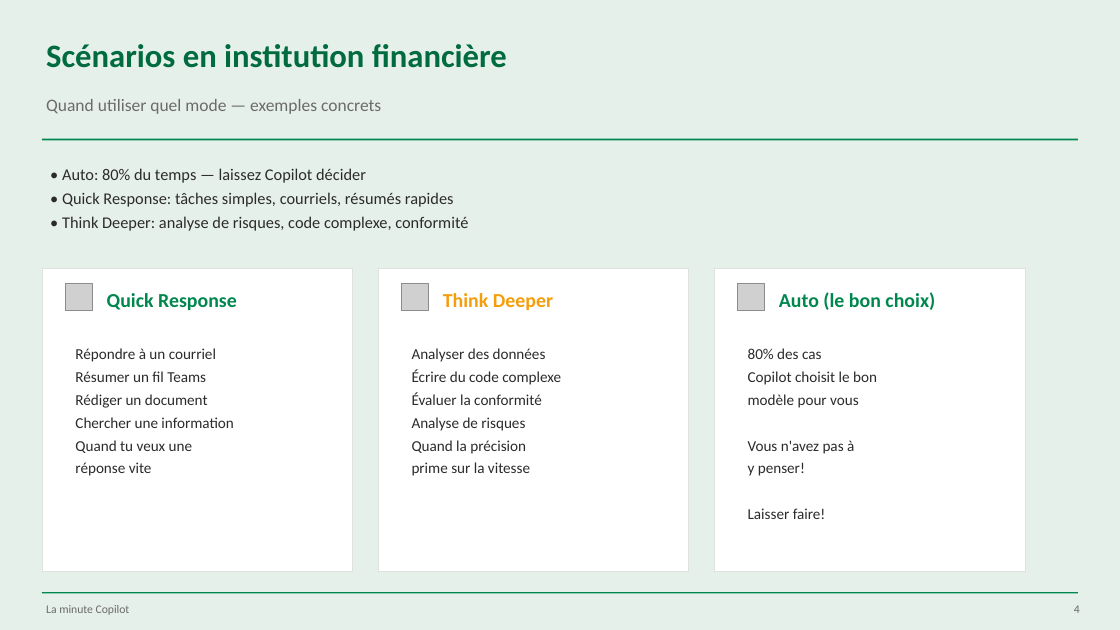
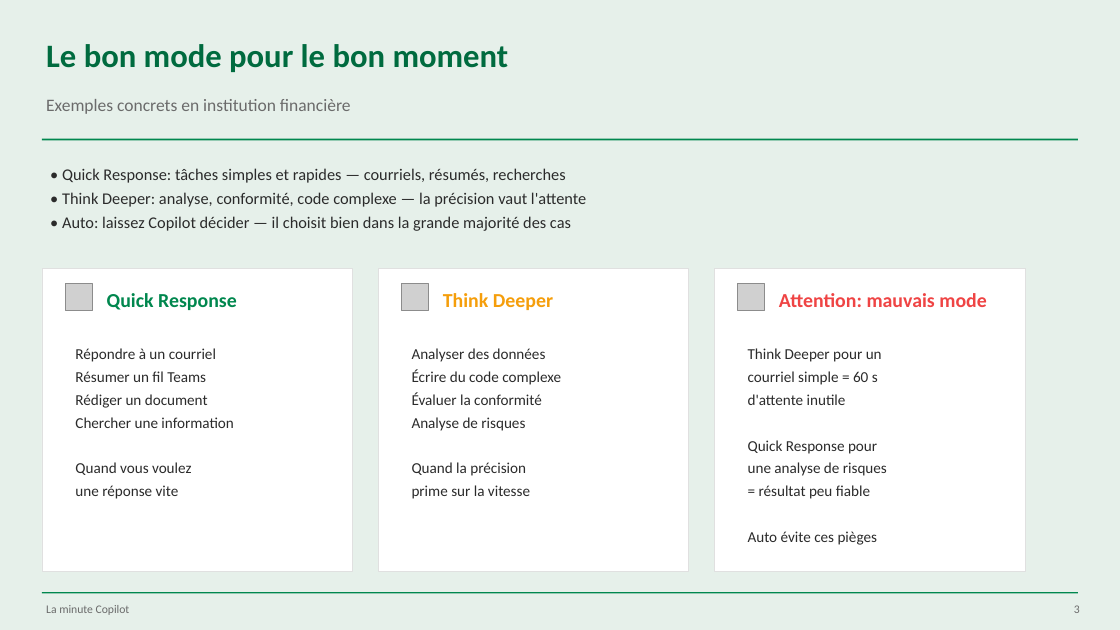
Before and after one commit to martinfou/la-minute-copilot, a slide deck: slide 3 of presentations/La_Minute_Copilot_Modeles.pptx (slide 4 before the commit). Drawn at 1120x630 pixels with LibreOffice and Linux fonts; fonts in the diff are those of the drawing; grey boxes stand for pictures. Boxes give left, top, right and bottom in pixels: in the first picture for what was removed or moved away, otherwise in the second. Text is boxed around its words. In the diff, an @@ line names an element or a change of style, - is before the commit and + after.

```diff
--- a/presentations/La_Minute_Copilot_Modeles.pptx
+++ b/presentations/La_Minute_Copilot_Modeles.pptx
@@ text at <box>46,44,509,72</box>: text changed @@
-Scénarios en institution financière
+Le bon mode pour le bon moment
@@ text at <box>46,99,351,114</box>: text changed @@
-Quand utiliser quel mode — exemples concrets
+Exemples concrets en institution financière
@@ text at <box>62,168,586,231</box>: text changed @@
-• Auto: 80% du temps — laissez Copilot décider
-• Quick Response: tâches simples, courriels, résumés rapides
-• Think Deeper: analyse de risques, code complexe, conformité
+• Quick Response: tâches simples et rapides — courriels, résumés, recherches
+• Think Deeper: analyse, conformité, code complexe — la précision vaut l'attente
+• Auto: laissez Copilot décider — il choisit bien dans la grande majorité des cas
@@ text at <box>779,293,986,307</box>: text changed; text colour #00874E to #EF4444 @@
-Auto (le bon choix)
+Attention: mauvais mode
@@ text "Analyser des données" rewrapped from <box>412,348,561,476</box> to <box>412,348,561,499</box> @@
@@ text at <box>748,348,887,545</box>: text changed @@
-80% des cas
-Copilot choisit le bon
-modèle pour vous
-Vous n'avez pas à
-y penser!
-Laisser faire!
+Think Deeper pour un
+courriel simple = 60 s
+d'attente inutile
+Quick Response pour
+une analyse de risques
+= résultat peu fiable
+Auto évite ces pièges
@@ text at <box>75,462,191,499</box>: text changed @@
-Quand tu veux une
-réponse vite
+Quand vous voulez
+une réponse vite
@@ text at <box>1074,605,1080,613</box>: text changed @@
-4
+3
```
Also in this commit, not shown: 4 other slides changed, 1 slide removed, 7 other files.
